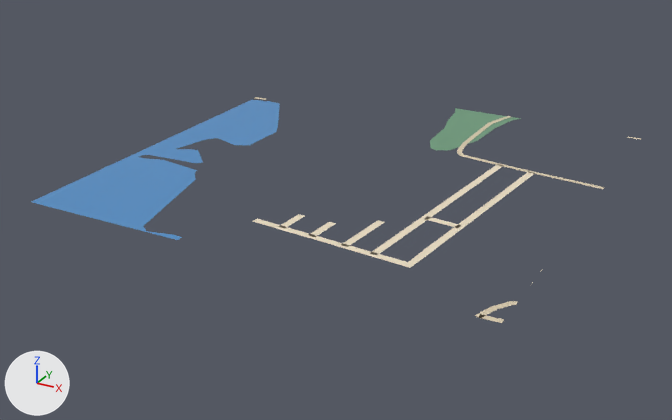
An edit to the glTF model public/assets/bengaluru-region-v1/tiles/t27_-26-l0.glb, drawn before and after from the same camera.
Both versions are drawn from a 50 mm lens placed at (14190.0, -13612.0, 372.0), pointed at (13733.0, -12781.0, -43.0). Lighting does not change. The marker at lower left points along +X, +Y and +Z. The older version comes first.

Names of what the first picture shows: 'ground', 'water'.
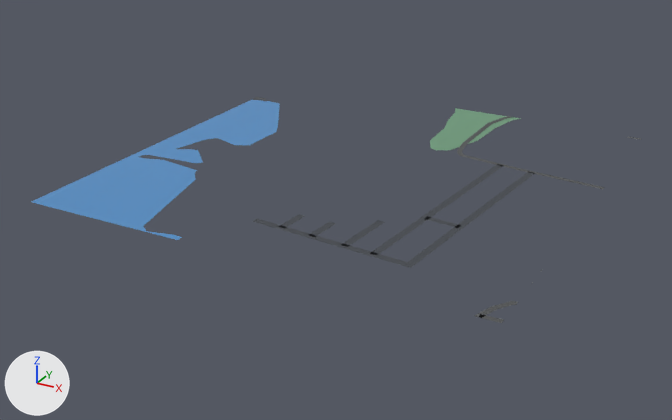
Where the change shows, as pixel boxes [x1, y1, x2, y2] in the pictures (672 x 420 px; the box of a moved part takes in the faces that stretch with it):
```json
{"part": 1, "of": "me_ground", "change": "moved or reshaped", "before": [475, 270, 542, 323], "after": [475, 270, 542, 323]}
{"part": 2, "of": "me_ground", "change": "moved or reshaped", "before": [563, 178, 605, 189], "after": [563, 178, 605, 189]}
{"part": 3, "of": "me_ground", "change": "recoloured", "before": [253, 118, 564, 317], "after": [253, 118, 564, 317]}
```

The change, as JSON lines over the scene's bpy script:
```json
{"block": "me_ground", "where": "# used by ob_ground; location = (13500.0, -13000.0, 0.0)"}
{"block": "me_ground", "where": "# verts and faces of me_ground; kept vertices keep their numbers, new ones are numbered from 178"}
{"block": "me_ground", "where": "# before: 128 (456.0, 323.0, 1.0) at pixel (564, 178), 129 (455.0, 317.0, 1.0) at pixel (562, 179), 130 (478.0, 320.0, 1.0) at pixel (584, 182), 131 (477.0, 314.0, 1.0) at pixel (582, 184), 132 (500.0, 317.0, 1.0) at pixel (604, 187)"}
{"block": "me_ground", "where": "# before: 133 (500.0, 311.0, 1.0) at pixel (602, 189)"}
{"op": "remove", "block": "me_ground", "code": "me_ground.from_pydata(...)  # 178 vertices, 168 faces; spans x 0.0..500.0, y -1.0..501.0, z 1.0"}
{"op": "add", "block": "me_ground", "code": "me_ground.from_pydata(...)  # 182 vertices, 170 faces; spans x 0.0..500.0, y 0.0..500.0, z 1.0"}
{"block": "me_ground", "change": "me_ground part 1"}
{"block": "me_ground", "change": "3 vertices are removed from x 481.0..500.0, y -1.0..33.0, z 1.0"}
{"block": "me_ground", "change": "12 faces are deleted"}
{"block": "me_ground", "change": "1 vertex moves from x 477.0, y 1.0, z 1.0 to x 483.0, y 0.0, z 1.0"}
{"block": "me_ground", "change": "7 vertices are added at x 477.0..500.0, y 0.0..137.0, z 1.0"}
{"block": "me_ground", "change": "14 new faces join them"}
{"block": "me_ground", "change": "me_ground part 2"}
{"op": "add", "block": "me_ground", "code": "delete_vertices([130, 131])  # with the faces that use them"}
{"op": "add", "block": "me_ground", "code": "verts[180] = (489.0, 313.0, 1.0)  # pixel (593, 186)"}
{"op": "add", "block": "me_ground", "code": "verts[181] = (490.0, 319.0, 1.0)  # pixel (595, 185)"}
{"op": "add", "block": "me_ground", "code": "faces += [(128, 129, 180), (128, 180, 181), (132, 181, 180), (132, 180, 133)]"}
{"block": "me_ground", "change": "me_ground part 3: 83 kept faces spanning x 224.0..500.0, y 0.0..500.0, z 1.0 get new vertex colours; the middle colour goes from beige #e9dcc3 to dark grey #45494f"}
{"block": "me_ground", "change": "other edits to the shape of me_ground do not show in these pictures"}
```
